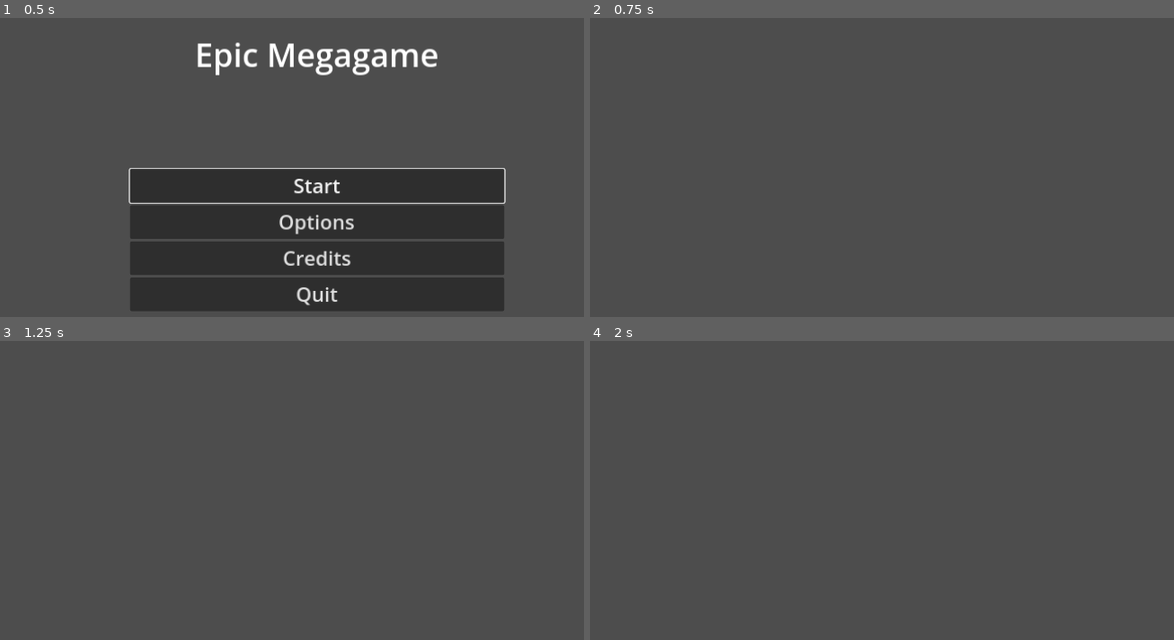
Above: before the commit, frames 1-4 (two rows, left to right).
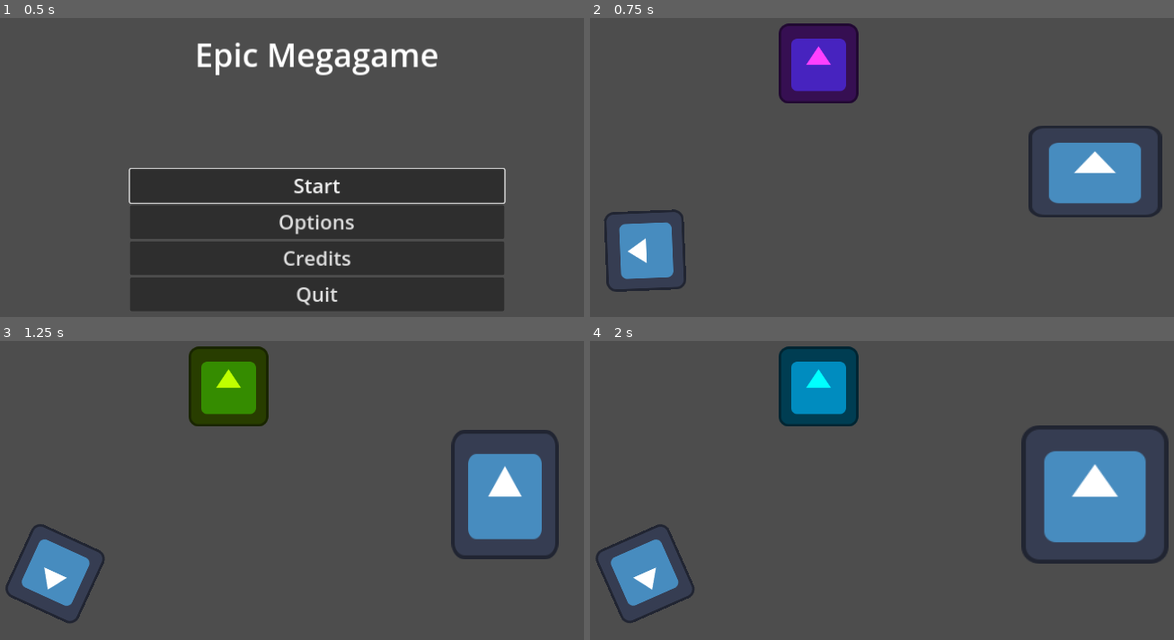
Above: after the commit, the same moments.

Repository: Yngwarr/godot4-template
Game: Godot game, scene res://scenes/MainMenu.tscn
The game is run twice, just before and just after one commit, with the same random seed, the same clock (stepped at 60 frames per second) and the same inputs. The engine's default icon, where the game draws it, is replaced by a stand-in: a white triangle on a blue panel in a dark square.
Inputs:
- Up to frame 1 (0.5 s): no input
- Up to frame 2 (0.75 s): click "Start" at 0.5 s
- Up to frame 3 (1.25 s): no input
- Up to frame 4 (2 s): no input

Frame 1 is identical in both runs. In frame 2, 9.8% of the frame differs, in the area x 2-98%, y 1-92%; in frame 3, 10%; in frame 4, 13%, in the area x 0-100%, y 1-95%.

Commit message:
added a blur effect for the menu background

Diff:
--- a/scenes/Game.tscn
+++ b/scenes/Game.tscn
@@ -1,17 +1,114 @@
-[gd_scene load_steps=7 format=3 uid="uid://csahdmph2aji4"]
+[gd_scene load_steps=15 format=3 uid="uid://csahdmph2aji4"]
 
 [ext_resource type="Script" path="res://src/ShowPopupButton.gd" id="1_qvxf2"]
 [ext_resource type="Script" path="res://src/Game.gd" id="1_wmfvw"]
 [ext_resource type="Script" path="res://src/PauseMenu.gd" id="2_b6yyp"]
 [ext_resource type="PackedScene" uid="uid://dp02anwflcyv8" path="res://scenes/OptionsWindow.tscn" id="3_j5m3f"]
+[ext_resource type="Shader" path="res://shaders/blur.gdshader" id="3_tg1ur"]
 [ext_resource type="Script" path="res://src/ChangeSceneButton.gd" id="4_mtdqs"]
+[ext_resource type="AudioStream" uid="uid://b2w6q0xx1b6fx" path="res://sfx/bass.wav" id="6_lyifp"]
+[ext_resource type="AudioStream" uid="uid://cd2hwotdnkao1" path="res://sfx/drum.wav" id="7_3ipul"]
+[ext_resource type="Texture2D" uid="uid://bmetb0g61y3bv" path="res://icon.svg" id="8_lyls7"]
+
+[sub_resource type="ShaderMaterial" id="ShaderMaterial_v63bu"]
+shader = ExtResource("3_tg1ur")
+shader_parameter/directions = 32.0
+shader_parameter/quality = 8.0
+shader_parameter/size = 10.0
 
 [sub_resource type="LabelSettings" id="LabelSettings_sgf64"]
 font_size = 52
+
+[sub_resource type="Animation" id="Animation_nmfpk"]
+resource_name = "loop"
+loop_mode = 1
+tracks/0/type = "value"
+tracks/0/imported = false
+tracks/0/enabled = true
+tracks/0/path = NodePath("Icon:modulate")
+tracks/0/interp = 1
+tracks/0/loop_wrap = true
+tracks/0/keys = {
+"times": PackedFloat32Array(0, 0.2, 0.4, 0.6, 0.8, 1),
+"transitions": PackedFloat32Array(1, 1, 1, 1, 1, 1),
+"update": 0,
+"values": [Color(1, 1, 1, 1), Color(1, 0, 1, 1), Color(0, 1, 1, 1), Color(1, 1, 0, 1), Color(0, 1, 0, 1), Color(1, 1, 1, 1)]
+}
+tracks/1/type = "value"
+tracks/1/imported = false
+tracks/1/enabled = true
+tracks/1/path = NodePath("Icon2:rotation")
+tracks/1/interp = 2
+tracks/1/loop_wrap = true
+tracks/1/keys = {
+"times": PackedFloat32Array(0, 0.5, 1),
+"transitions": PackedFloat32Array(1.56917, 0.482968, 0.615572),
+"update": 0,
+"values": [0.0, 3.34056, 6.28319]
+}
+tracks/2/type = "value"
+tracks/2/imported = false
+tracks/2/enabled = true
+tracks/2/path = NodePath("Icon3:scale")
+tracks/2/interp = 1
+tracks/2/loop_wrap = true
+tracks/2/keys = {
+"times": PackedFloat32Array(0, 0.2, 0.4, 0.6, 0.8, 1),
+"transitions": PackedFloat32Array(1, 1, 1, 1, 1, 1),
+"update": 0,
+"values": [Vector2(1, 1), Vector2(1.901, 1.21), Vector2(1.846, 1.738), Vector2(1.416, 1.777), Vector2(1.115, 1.174), Vector2(1, 1)]
+}
+
+[sub_resource type="Animation" id="Animation_s7kd2"]
+length = 0.001
+tracks/0/type = "value"
+tracks/0/imported = false
+tracks/0/enabled = true
+tracks/0/path = NodePath("Icon:modulate")
+tracks/0/interp = 1
+tracks/0/loop_wrap = true
+tracks/0/keys = {
+"times": PackedFloat32Array(0),
+"transitions": PackedFloat32Array(1),
+"update": 0,
+"values": [Color(1, 1, 1, 1)]
+}
+tracks/1/type = "value"
+tracks/1/imported = false
+tracks/1/enabled = true
+tracks/1/path = NodePath("Icon2:rotation")
+tracks/1/interp = 1
+tracks/1/loop_wrap = true
+tracks/1/keys = {
+"times": PackedFloat32Array(0),
+"transitions": PackedFloat32Array(1),
+"update": 0,
+"values": [0.0]
+}
+tracks/2/type = "value"
+tracks/2/imported = false
+tracks/2/enabled = true
+tracks/2/path = NodePath("Icon3:scale")
+tracks/2/interp = 1
+tracks/2/loop_wrap = true
+tracks/2/keys = {
+"times": PackedFloat32Array(0),
+"transitions": PackedFloat32Array(1),
+"update": 0,
+"values": [Vector2(1, 1)]
+}
+
+[sub_resource type="AnimationLibrary" id="AnimationLibrary_aiee3"]
+_data = {
+"RESET": SubResource("Animation_s7kd2"),
+"loop": SubResource("Animation_nmfpk")
+}
 
 [node name="Game" type="Node2D" node_paths=PackedStringArray("pause_screen")]
 script = ExtResource("1_wmfvw")
 pause_screen = NodePath("PauseMenu")
+
+[node name="HUD" type="CanvasLayer" parent="."]
 
 [node name="PauseMenu" type="CanvasLayer" parent="." node_paths=PackedStringArray("resume_button", "options_menu")]
 process_mode = 2
@@ -19,6 +116,15 @@
 script = ExtResource("2_b6yyp")
 resume_button = NodePath("Menu/Resume")
 options_menu = NodePath("OptionsWindow")
+
+[node name="BackgroundBlur" type="TextureRect" parent="PauseMenu"]
+material = SubResource("ShaderMaterial_v63bu")
+anchors_preset = 15
+anchor_right = 1.0
+anchor_bottom = 1.0
+grow_horizontal = 2
+grow_vertical = 2
+texture = ExtResource("8_lyls7")
 
 [node name="Header" type="Label" parent="PauseMenu"]
 anchors_preset = 10
@@ -74,3 +180,28 @@
 dialog_text = "Do you want to quit to main menu?"
 dialog_autowrap = true
 cancel_button_text = "No"
+
+[node name="Bass" type="AudioStreamPlayer" parent="."]
+stream = ExtResource("6_lyifp")
+bus = &"Music"
+
+[node name="Drum" type="AudioStreamPlayer" parent="."]
+stream = ExtResource("7_3ipul")
+bus = &"SFX"
+
+[node name="Icon" type="Sprite2D" parent="."]
+position = Vector2(434, 151)
+texture = ExtResource("8_lyls7")
+
+[node name="Icon2" type="Sprite2D" parent="."]
+position = Vector2(156, 451)
+texture = ExtResource("8_lyls7")
+
+[node name="Icon3" type="Sprite2D" parent="."]
+position = Vector2(877, 324)
+texture = ExtResource("8_lyls7")
+
+[node name="AnimationPlayer" type="AnimationPlayer" parent="."]
+libraries = {
+"": SubResource("AnimationLibrary_aiee3")
+}
--- a/scenes/MainMenu.tscn
+++ b/scenes/MainMenu.tscn
@@ -1,12 +1,10 @@
-[gd_scene load_steps=9 format=3 uid="uid://cbplqxkaqi83r"]
+[gd_scene load_steps=7 format=3 uid="uid://cbplqxkaqi83r"]
 
 [ext_resource type="Script" path="res://src/ChangeSceneButton.gd" id="1_fngra"]
 [ext_resource type="Script" path="res://src/MainMenu.gd" id="1_tjqpj"]
 [ext_resource type="Script" path="res://src/ShowPopupButton.gd" id="1_uvylj"]
 [ext_resource type="Script" path="res://src/QuitButton.gd" id="2_ddegl"]
 [ext_resource type="PackedScene" uid="uid://dp02anwflcyv8" path="res://scenes/OptionsWindow.tscn" id="2_eahdg"]
-[ext_resource type="AudioStream" uid="uid://b2w6q0xx1b6fx" path="res://sfx/bass.wav" id="3_0mbej"]
-[ext_resource type="AudioStream" uid="uid://cd2hwotdnkao1" path="res://sfx/drum.wav" id="4_fxaul"]
 
 [sub_resource type="LabelSettings" id="LabelSettings_8bkd4"]
 font_size = 52
@@ -97,11 +95,3 @@
 
 [node name="CanvasLayer" type="CanvasLayer" parent="."]
 layer = 2
-
-[node name="Bass" type="AudioStreamPlayer" parent="."]
-stream = ExtResource("3_0mbej")
-bus = &"Music"
-
-[node name="Drum" type="AudioStreamPlayer" parent="."]
-stream = ExtResource("4_fxaul")
-bus = &"SFX"
--- /dev/null
+++ b/shaders/blur.gdshader
@@ -0,0 +1,27 @@
+shader_type canvas_item;
+
+// adapted from: https://www.shadertoy.com/view/Xltfzj
+
+uniform sampler2D SCREEN_TEXTURE: hint_screen_texture;
+
+uniform float directions = 32.0;
+uniform float quality = 8.0;
+uniform float size = 10.0;
+
+void fragment() {
+    float doublePI = 6.28318530718;
+    vec2 resolution = 1.0 / SCREEN_PIXEL_SIZE;
+
+	vec2 radius = size / resolution.xy;
+    vec2 uv = FRAGCOORD.xy / resolution.xy;
+    vec4 color = texture(SCREEN_TEXTURE, uv);
+
+    for (float d = 0.0; d < doublePI; d += doublePI / directions) {
+        for (float i = 1.0 / quality; i <= 1.0; i += 1.0 / quality) {
+            color += texture(SCREEN_TEXTURE, uv + vec2(cos(d), sin(d)) * radius * i);
+        }
+    }
+
+	color /= quality * directions;
+    COLOR = color;
+}
--- a/src/Game.gd
+++ b/src/Game.gd
@@ -7,6 +7,9 @@
 ## Must have [code]process_mode == PROCESS_MODE_WHEN_PAUSED[/code].
 @export var pause_screen: CanvasLayer
 
+func _ready() -> void:
+	$AnimationPlayer.play("loop")
+
 func _process(_delta) -> void:
 	if Input.is_action_just_pressed("game_pause"):
 		if not get_tree().paused:
